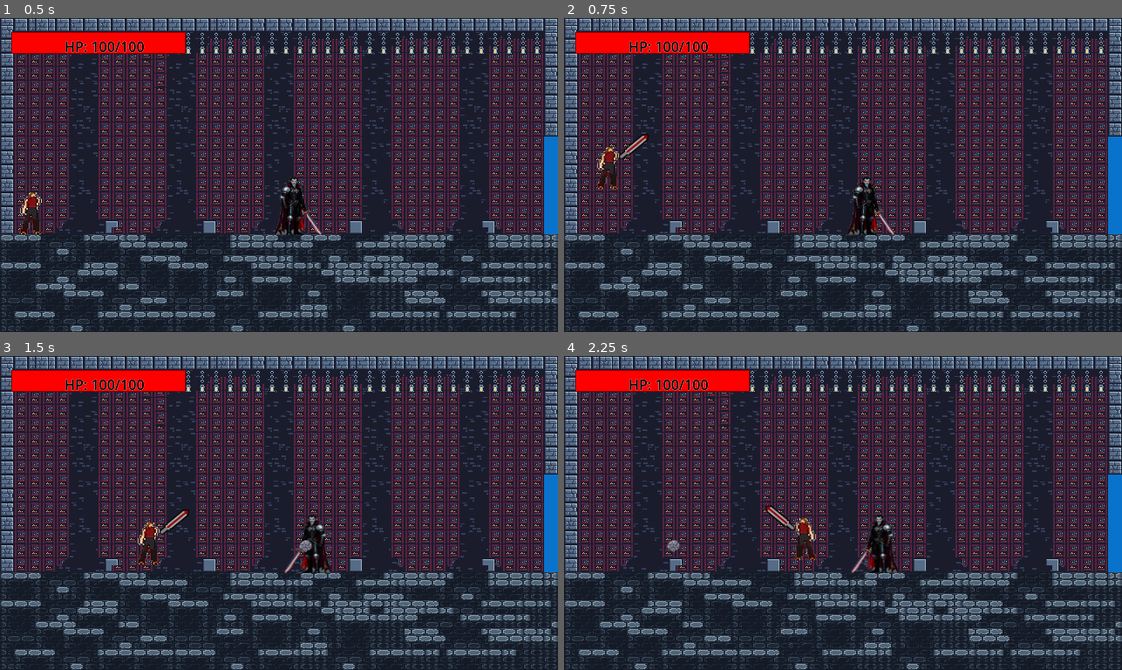
Above: before the commit, frames 1-4 (two rows, left to right).
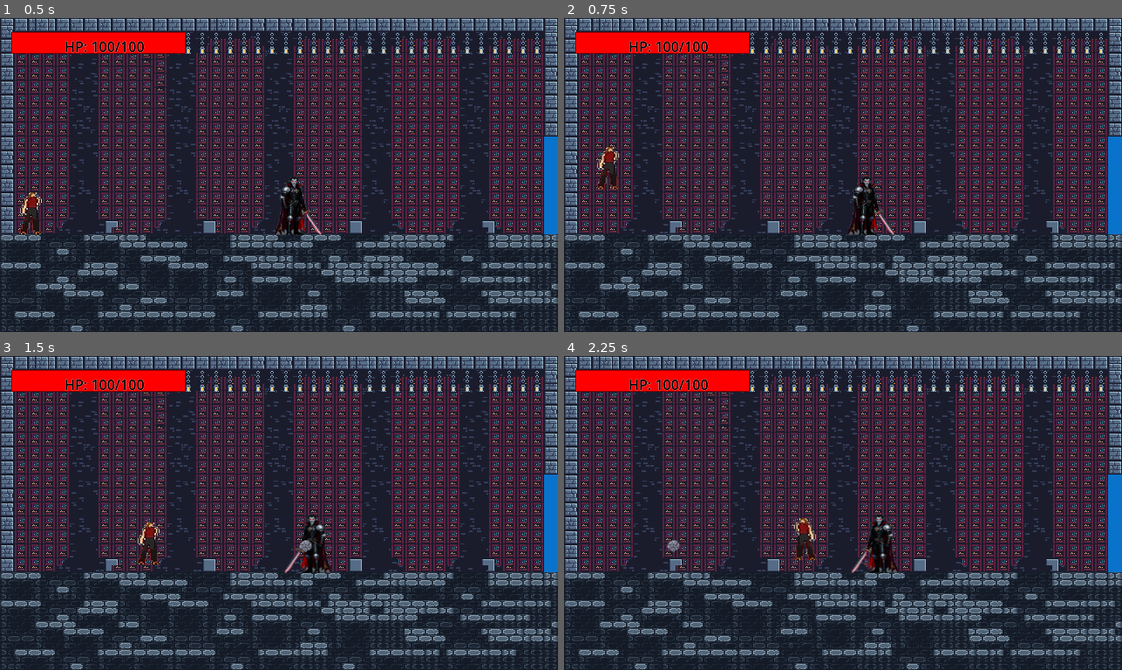
Above: after the commit, the same moments.

Repository: CaptainAbby-Mittens/God-Kaizer-Vampire-s-Descent
Game: Godot game, scene res://scenes/Area2/Room_13.tscn
Two runs of this game, one before a commit and one after it. Both use one fixed random seed, a clock stepped at 60 frames per second and the inputs below. This scene is started directly instead of the project's main scene.
Inputs:
- Up to frame 1 (0.5 s): no input
- Up to frame 2 (0.75 s): tap Enter (ui_accept) at 0.5 s; hold Right (ui_right) from 0.53 s (still down); tap X (attack) at 0.6 s
- Up to frame 3 (1.5 s): keep holding Right (ui_right); tap Enter (ui_accept) at 0.77 s; tap X (attack) at 1.35 s
- Up to frame 4 (2.25 s): tap Enter (ui_accept) at 1.52 s; release Right (ui_right) at 2.03 s; hold Left (ui_left) from 2.03 s (still down); tap X (attack) at 2.1 s

Frame 1 is identical in both runs. In frame 2, 0.1% of the frame differs, in the area x 9-16%, y 36-45%; in frame 3, 0.1%; in frame 4, 0.1%, in the area x 36-42%, y 47-56%.

Commit message:
Added a lot

Diff:
--- a/Project God Kaizer Vampire's Descend/scenes/Area2/Room_1.tscn
+++ b/Project God Kaizer Vampire's Descend/scenes/Area2/Room_1.tscn
@@ -922,7 +922,6 @@
 
 [node name="Layer2" type="TileMapLayer" parent="."]
 use_parent_material = true
-position = Vector2(-5, 0)
 tile_map_data = PackedByteArray("AAAAAB8AAwAoABIAAAAAACAAAwAoABMAAAAAACEAAwAoABQAAAAAACIAAwAoABUAAAAAACMAAwAoABIAAAAAAC …(57520 unchanged characters)…
 tile_set = SubResource("TileSet_5cu77")
 use_kinematic_bodies = true
--- a/Project God Kaizer Vampire's Descend/scenes/Area2/Room_13.tscn
+++ b/Project God Kaizer Vampire's Descend/scenes/Area2/Room_13.tscn
@@ -1,9 +1,8 @@
-[gd_scene load_steps=7 format=4 uid="uid://cdn24v3ysmk1g"]
+[gd_scene load_steps=6 format=4 uid="uid://cdn24v3ysmk1g"]
 
 [ext_resource type="Texture2D" uid="uid://beaeicdhd5u2f" path="res://assets/Stone.png" id="1_bnmna"]
 [ext_resource type="PackedScene" uid="uid://dnqrgvuvxldbm" path="res://scenes/Players and NPC/Player.tscn" id="2_86728"]
 [ext_resource type="PackedScene" uid="uid://bod4sftvbnnlo" path="res://scenes/Vampires/Stone Vampire.tscn" id="3_86728"]
-[ext_resource type="PackedScene" uid="uid://dxt1xf83rxcng" path="res://scenes/Weapons/Start Sword.tscn" id="4_chhc6"]
 
 [sub_resource type="TileSetAtlasSource" id="TileSetAtlasSource_86728"]
 texture = ExtResource("1_bnmna")
@@ -950,8 +949,3 @@
 [node name="StoneVampire" parent="." instance=ExtResource("3_86728")]
 position = Vector2(346, 180)
 scale = Vector2(-1, 1)
-
-[node name="StartSword" parent="." instance=ExtResource("4_chhc6")]
-position = Vector2(55, 207)
-rotation = 3.1415927
-scale = Vector2(1, -1)
